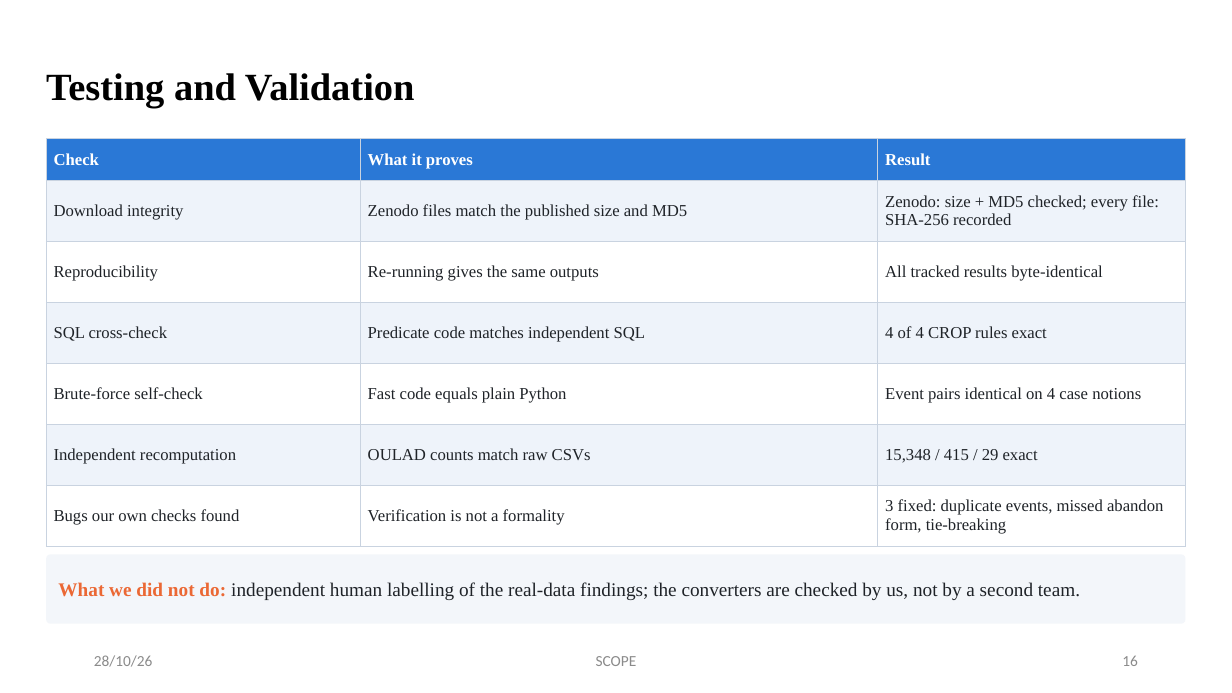
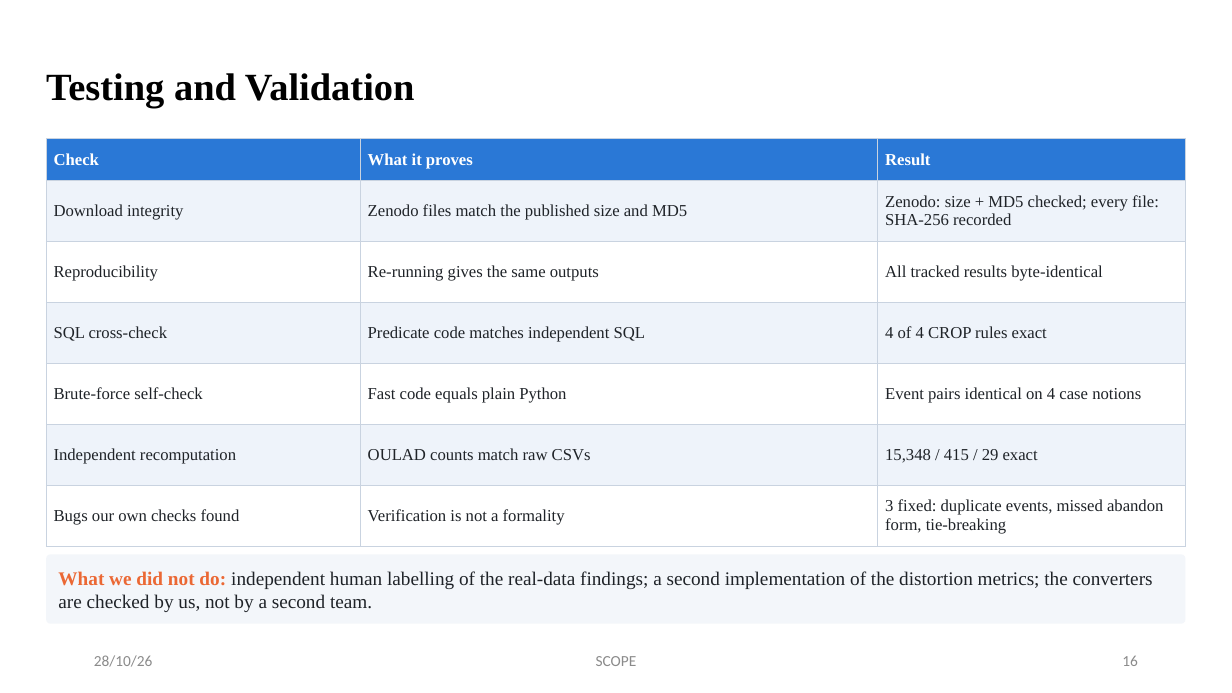
Before and after one commit to ssaakaash/ocel-research, a slide deck: slide 16 of docs/review-3/Team1_Review3_OCEL.pptx. Drawn at 1232x693 pixels with LibreOffice and Linux fonts; fonts in the diff are those of the drawing. Boxes give left, top, right and bottom in pixels: in the first picture for what was removed or moved away, otherwise in the second. Text is boxed around its words. In the diff, an @@ line names an element or a change of style, - is before the commit and + after.

```diff
--- a/docs/review-3/Team1_Review3_OCEL.pptx
+++ b/docs/review-3/Team1_Review3_OCEL.pptx
@@ text in rounded rectangle at box(58, 571, 1153, 612): text changed @@
-What we did not do: independent human labelling of the real-data findings; the converters are checked by us, not by a second team.
+What we did not do: independent human labelling of the real-data findings; a second implementation of the distortion metrics; the converters are checked by us, not by a second team.
```
Also in this commit, not shown: 1 other slide changed, 7 other files.
